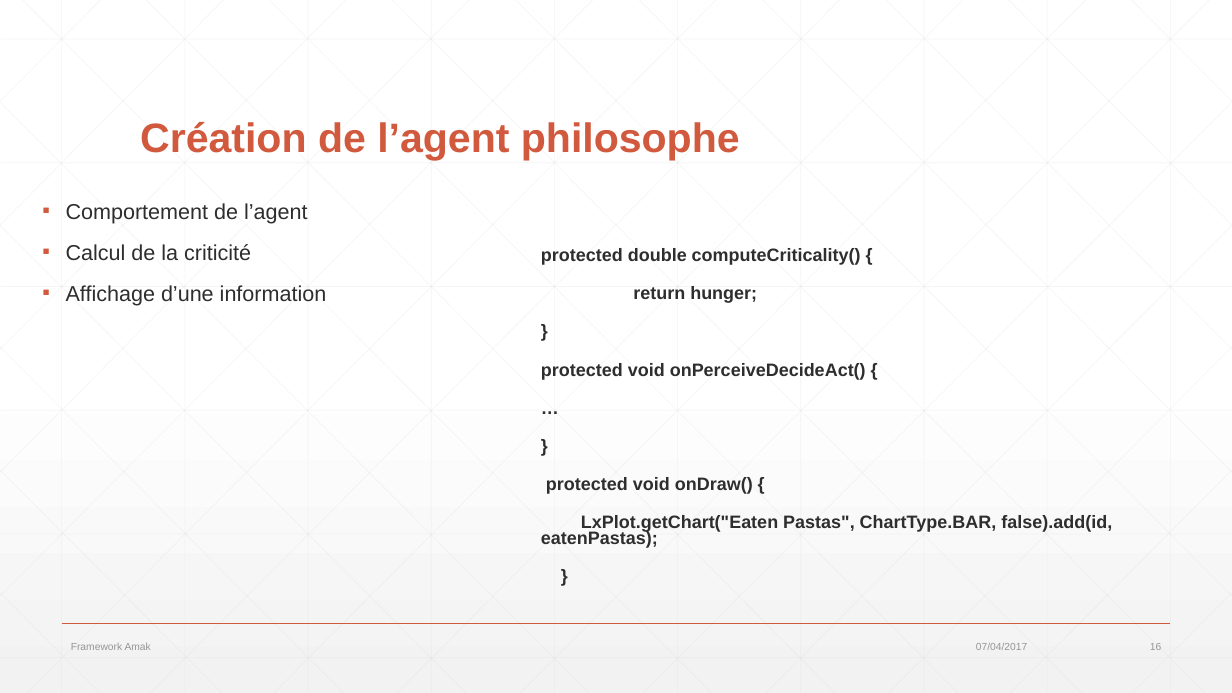
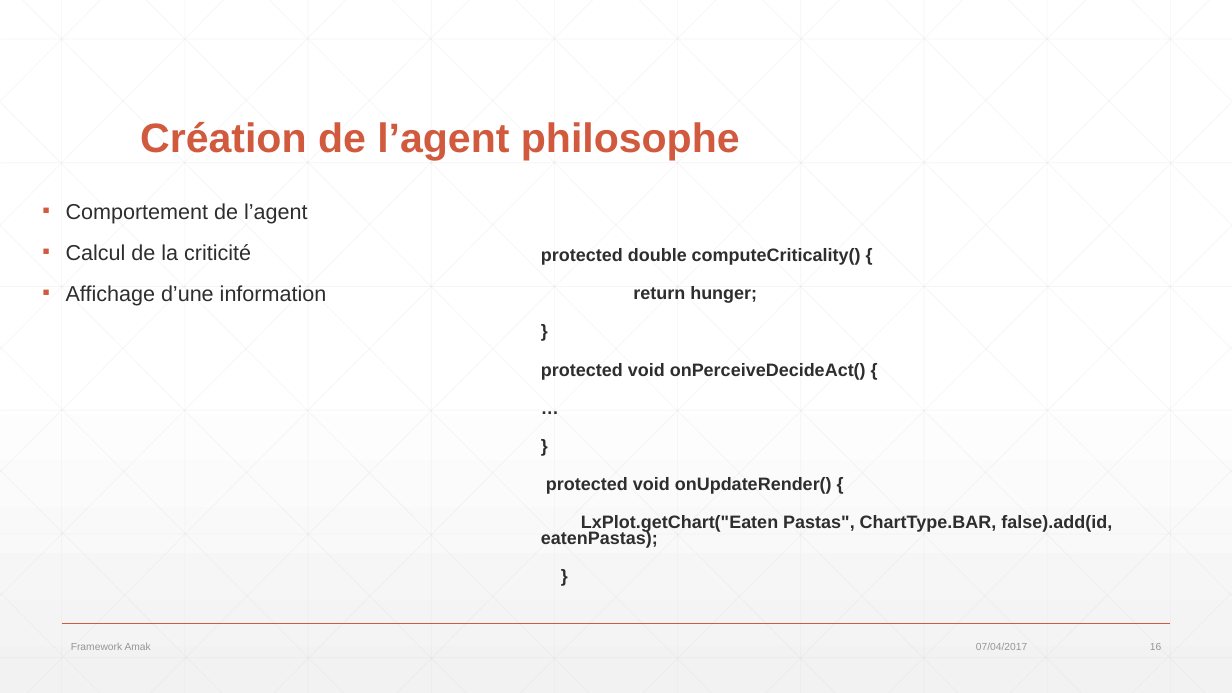
Before and after one commit to alexandreprl/amak, a slide deck: slide 16 of Slideshow.pptx. Drawn at 1232x693 pixels with LibreOffice and Linux fonts; fonts in the diff are those of the drawing. Boxes give left, top, right and bottom in pixels: in the first picture for what was removed or moved away, otherwise in the second. Text is boxed around its words. In the diff, an @@ line names an element or a change of style, - is before the commit and + after.

```diff
--- a/Slideshow.pptx
+++ b/Slideshow.pptx
@@ text at <box>546,477,832,494</box>: text changed @@
-protected void onDraw() {
+protected void onUpdateRender() {
```
Also in this commit, not shown: 4 other slides changed, 1 slide added, 24 other files.
